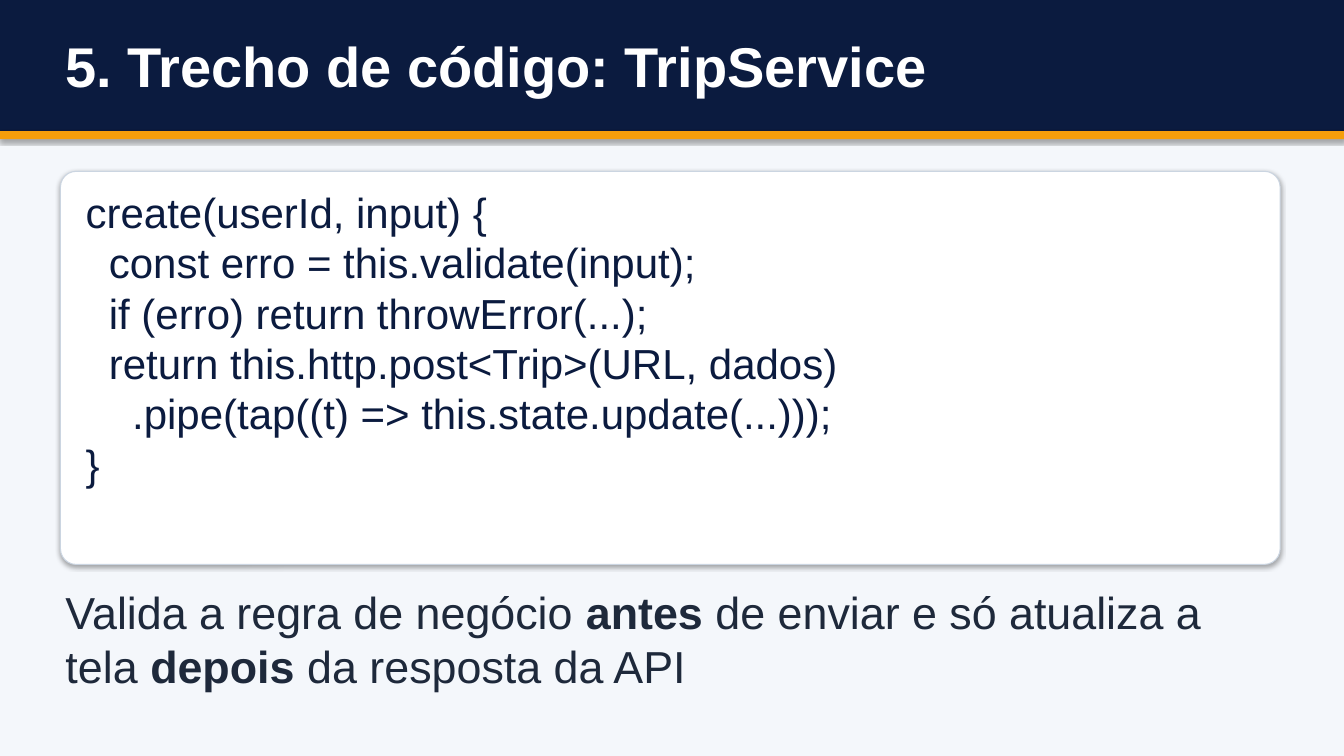
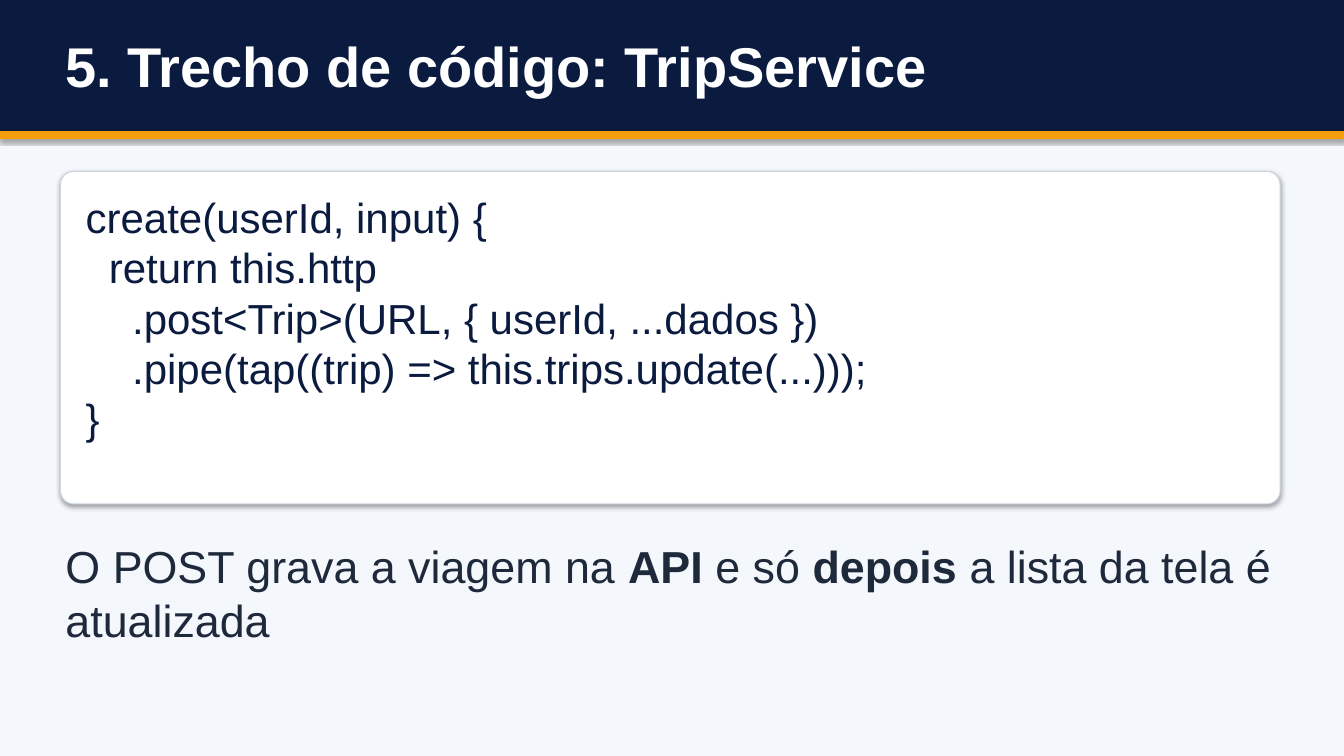
Before and after one commit to DaviTeixeiraR/skyfare, a slide deck: slide 8 of docs/trabalho-final/Apresentacao Skyfare.pptx. Drawn at 1344x756 pixels with LibreOffice and Linux fonts; fonts in the diff are those of the drawing. Boxes give left, top, right and bottom in pixels: in the first picture for what was removed or moved away, otherwise in the second. Text is boxed around its words. In the diff, an @@ line names an element or a change of style, - is before the commit and + after.

Commit message:
docs: atualiza os slides com o código simplificado e os 12 testes

```diff
--- a/docs/trabalho-final/Apresentacao Skyfare.pptx
+++ b/docs/trabalho-final/Apresentacao Skyfare.pptx
@@ rounded rectangle: place and size @@
-rounded rectangle at (60,171,1280,565)
+rounded rectangle at (60,171,1280,504)
@@ text at (109,252,867,393): text changed @@
-const erro = this.validate(input);
-if (erro) return throwError(...);
-return this.http.post<Trip>(URL, dados)
-.pipe(tap((t) => this.state.update(...)));
+return this.http
+.post<Trip>(URL, { userId, ...dados })
+.pipe(tap((trip) => this.trips.update(...)));
@@ text at (65,550,1271,638): text changed @@
-Valida a regra de negócio antes de enviar e só atualiza a tela depois da resposta da API
+O POST grava a viagem na API e só depois a lista da tela é atualizada
```
Also in this commit, not shown: 5 other slides changed.
